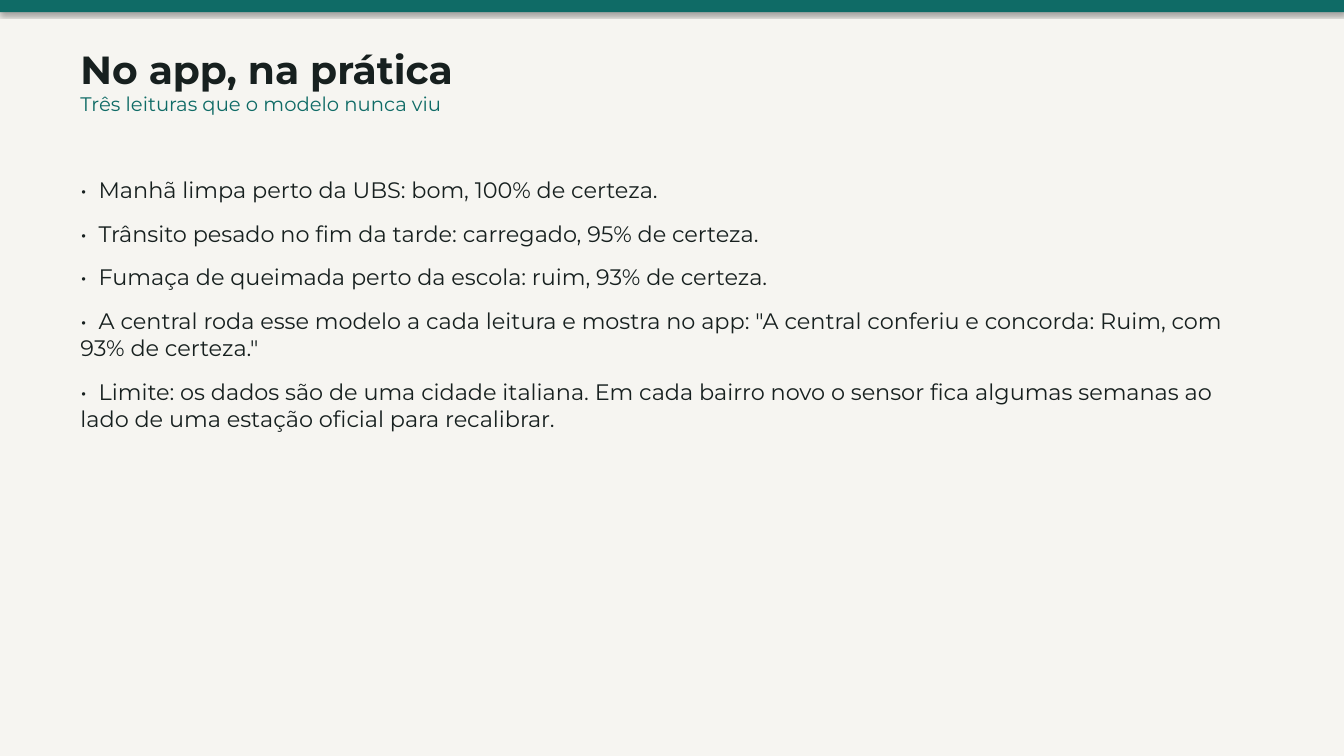
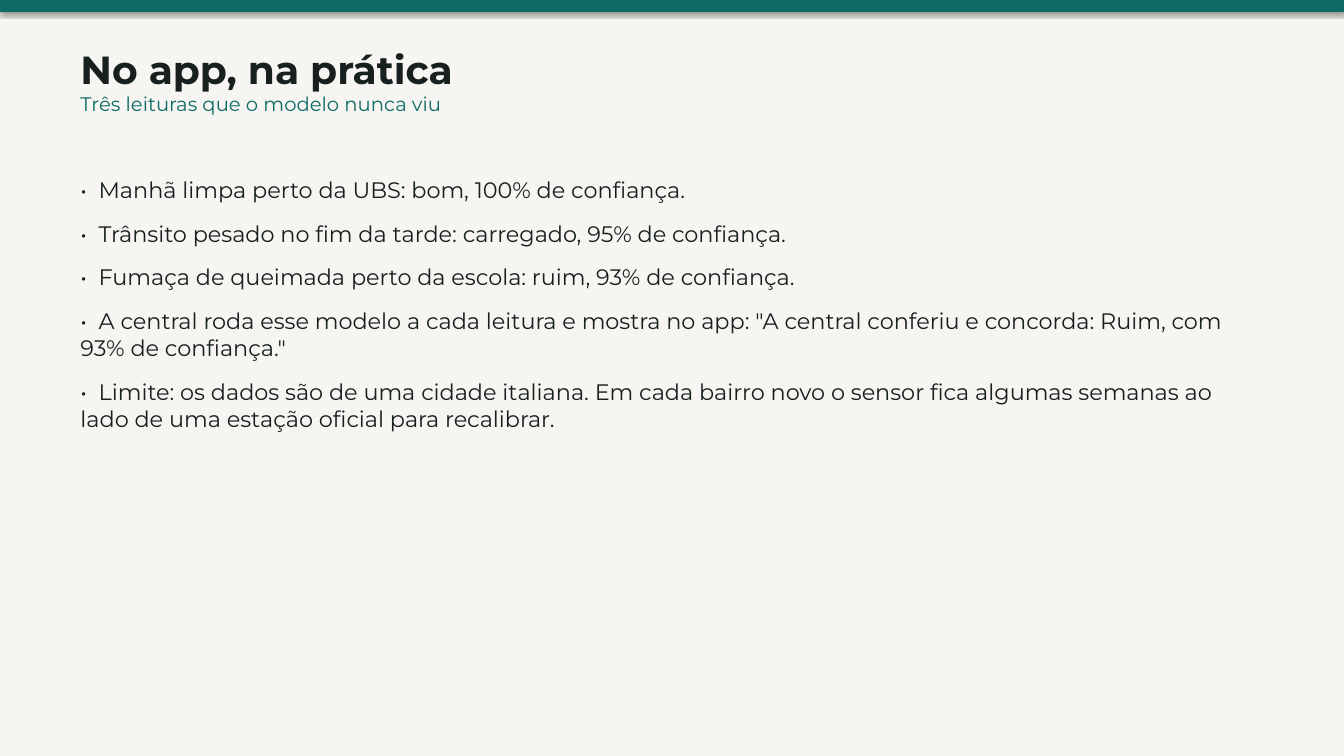
Before and after one commit to iskisraell/respiracidadao-gs, a slide deck: slide 7 of docs/06_RespiraCidadao_ML_Slides.pptx. Drawn at 1344x756 pixels with LibreOffice and Linux fonts; fonts in the diff are those of the drawing. Boxes give left, top, right and bottom in pixels: in the first picture for what was removed or moved away, otherwise in the second. Text is boxed around its words. In the diff, an @@ line names an element or a change of style, - is before the commit and + after.

```diff
--- a/docs/06_RespiraCidadao_ML_Slides.pptx
+++ b/docs/06_RespiraCidadao_ML_Slides.pptx
@@ text at (80, 181, 1222, 361): text changed @@
-• Manhã limpa perto da UBS: bom, 100% de certeza.
-• Trânsito pesado no fim da tarde: carregado, 95% de certeza.
-• Fumaça de queimada perto da escola: ruim, 93% de certeza.
-• A central roda esse modelo a cada leitura e mostra no app: "A central conferiu e concorda: Ruim, com 93% de certeza."
+• Manhã limpa perto da UBS: bom, 100% de confiança.
+• Trânsito pesado no fim da tarde: carregado, 95% de confiança.
+• Fumaça de queimada perto da escola: ruim, 93% de confiança.
+• A central roda esse modelo a cada leitura e mostra no app: "A central conferiu e concorda: Ruim, com 93% de confiança."
```
Also in this commit, not shown: 1 other slide changed, 59 other files.
